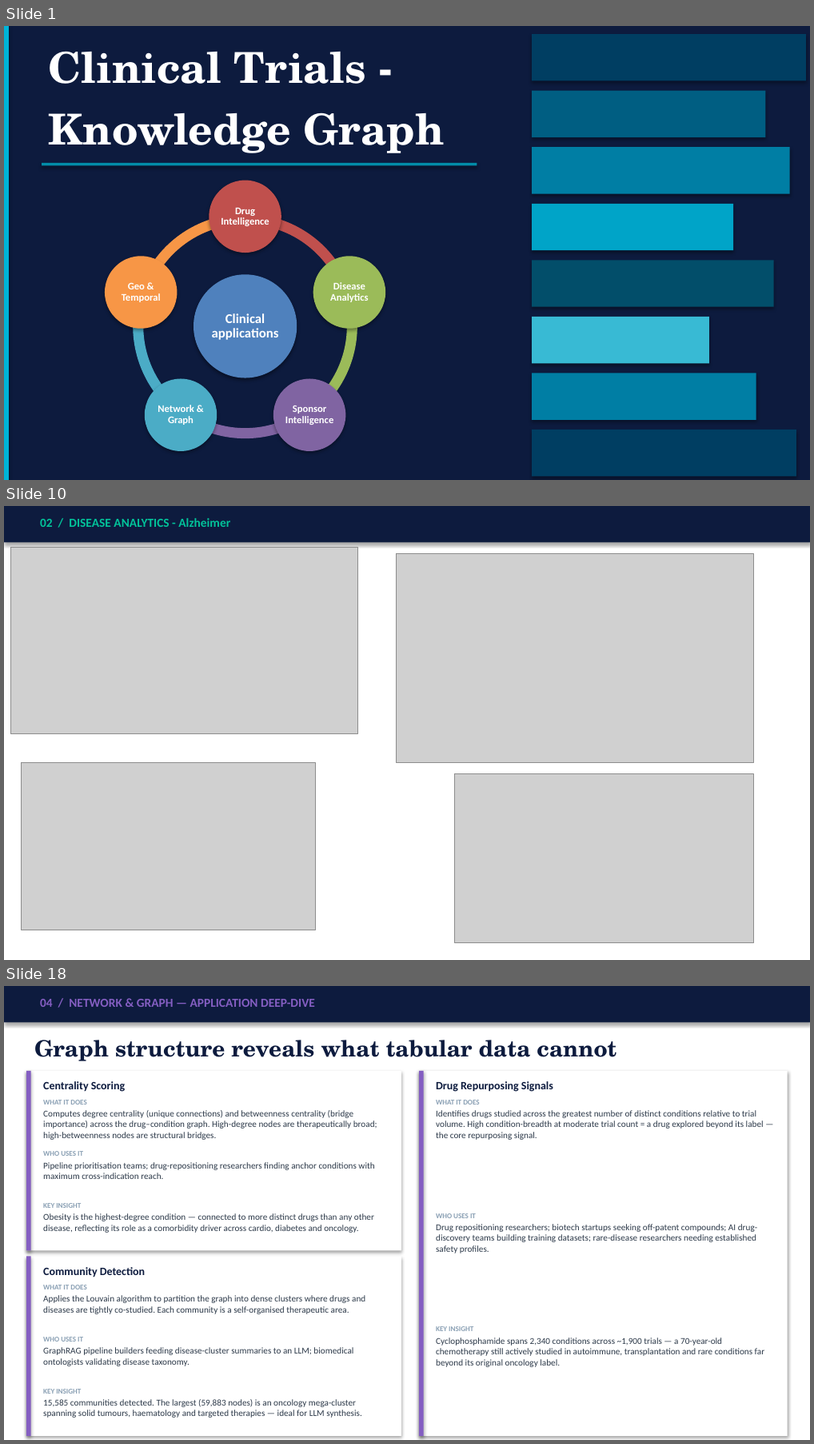
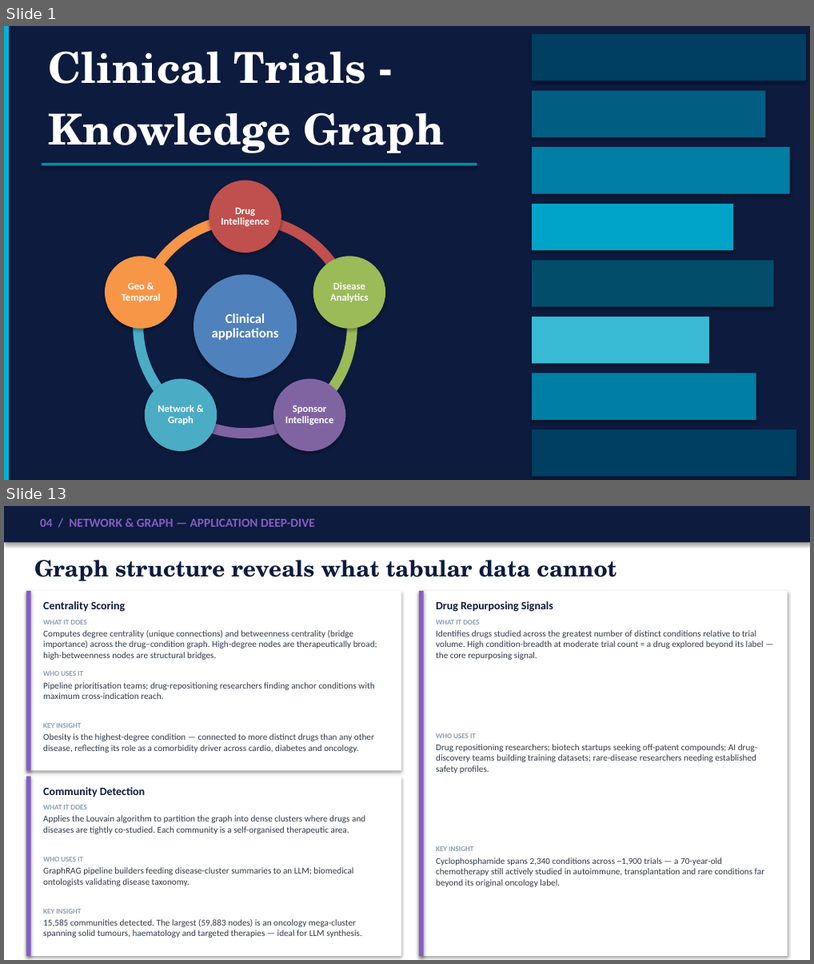
Before and after one commit to SHASANKsp/ClinicalTrails_application, a slide deck: ClinicalTrials_KG_LinkedIn_v2.pptx. Shown one above the other, each under a label of ours: slides 1, 10 and 18 before the commit, slides 1 and 13 after it; the slides between them are not shown. The pictures are 814x1444 and 814x964 pixels, drawn with LibreOffice and Linux fonts; fonts in the diff are those of the drawing; grey boxes stand for pictures. Boxes give left, top, right and bottom in pixels: in the first picture for what was removed or moved away, otherwise in the second. Text is boxed around its words. In the diff, an @@ line names an element or a change of style, - is before the commit and + after.

```diff
--- a/ClinicalTrials_KG_LinkedIn_v2.pptx
+++ b/ClinicalTrials_KG_LinkedIn_v2.pptx
@@ slide 10 removed at [4,506,810,960], background #FFFFFF @@
@@ rectangle removed at [4,506,810,542] @@
@@ text removed at [40,518,230,527] @@
-02 / DISEASE ANALYTICS - Alzheimer
@@ picture removed at [11,547,358,733] @@
@@ picture removed at [396,553,754,762] @@
@@ picture removed at [22,763,316,929] @@
@@ picture removed at [454,774,754,942] @@
@@ what was slide 18 is now slide 13 @@
```
Also in this commit, not shown: 11 slides changed, 1 slide added, 5 other slides removed, 3 other files.
